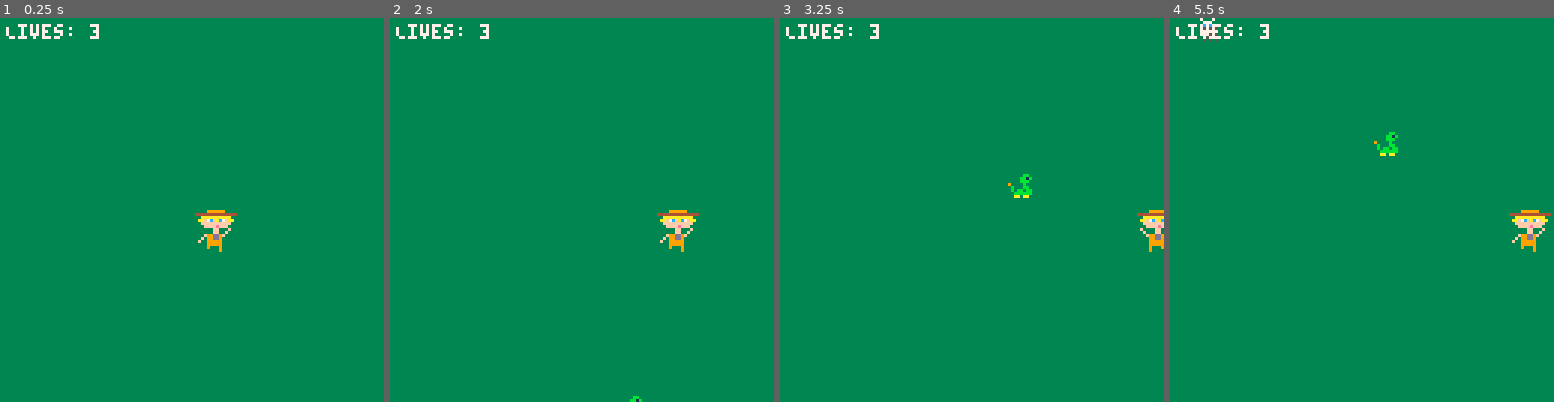
Above: before the commit, frames 1-4 (left to right).
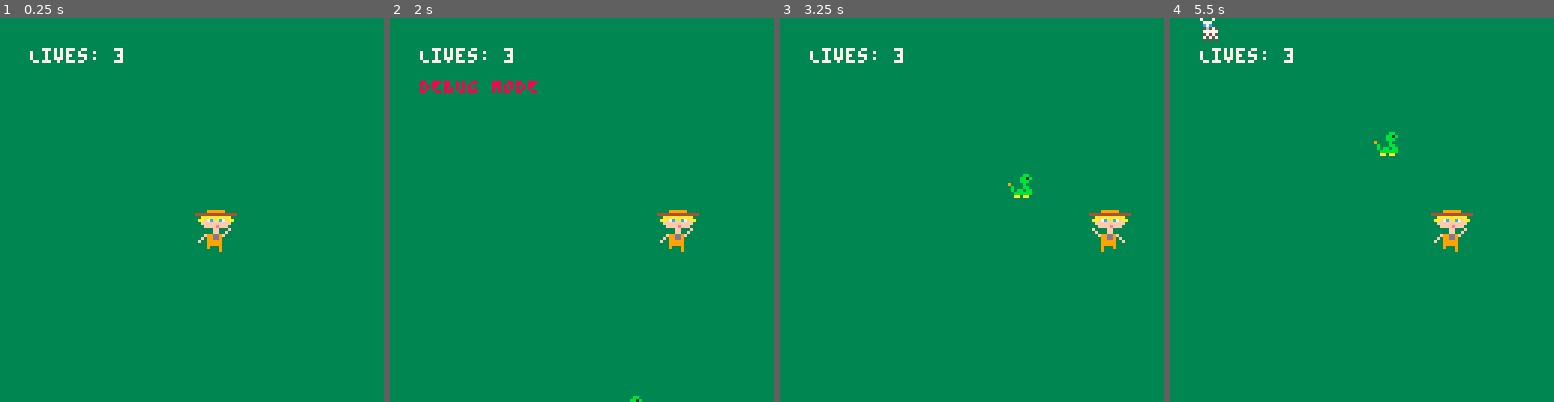
Above: after the commit, the same moments.

Repository: lorr94/ZOO-KEEPER-PICO-8-Game
Game: PICO-8 cartridge zoo_keeper.p8
Same seed, same stepped clock (60 frames per second), same inputs: the game is played once before the commit and once after it.
Inputs:
- Up to frame 1 (0.25 s): no input
- Up to frame 2 (2 s): tap X (X key) at 0.33, 1.07, 1.85 s; hold Right from 1.6 s (still down)
- Up to frame 3 (3.25 s): release Right at 2.1 s; hold Right 2.47-3.03 s; tap X (X key) at 2.97 s; hold Left from 3.08 s (still down)
- Up to frame 4 (5.5 s): release Left at 3.58 s; hold Right 4.02-4.68 s; tap X (X key) at 4.08, 5.2 s; hold Left from 5.08 s (still down)

The runs differ from the first frame. In frame 1, 0.7% of the frame differs, in the area x 1-33%, y 1-12%; in frame 2, 1.1%; in frame 3, 1.7%; in frame 4, 1.8%, in the area x 1-100%, y 1-61%.

Commit message:
defeat, boundaries and flickering implementation

Diff:
--- a/zoo_keeper.p8
+++ b/zoo_keeper.p8
@@ -3,194 +3,263 @@
 __lua__
 --code block 0
 
--- game variables
-local player = { x = 64, y = 64, speed = 2, spriteheadindex = 1, spritebodyindex = 17, framecount = 0, framedelay = 5, lives = 3 }  -- placeholder player
+-- Game variables
+local player = {
+    x = 64, y = 64, speed = 2, spriteheadindex = 1, spritebodyindex = 17,
+    framecount = 0, framedelay = 5, lives = 3, gameover = false,
+    immune = false, immune_time = 80, flicker_timer = 0  -- Set immune_time to 80 for 2.5 seconds
+}
 local animals = {}  -- placeholder for animal entities
 local collectibles = {}  -- placeholder for collectible items
 local obstacles = {}  -- placeholder for obstacles
 
--- Lives system
-local debugGodMode = false  -- Debug flag for god mode
-
--- obstacle and animal spawner variables
+-- Obstacle and animal spawner variables
 local obstaclespawnrate = 60  -- number of frames between obstacle spawns
 local obstaclespawntimer = obstaclespawnrate
 local animalspawnrate = 120    -- number of frames between animal spawns
 local animalspawntimer = animalspawnrate
 local maxanimals = 5  -- maximum number of animals
-
--- game setup function
+local debugmode = false -- debug mode flag
+
+-- Game setup function
 function _init()
-    -- initialize player
+    -- Initialize player
     player.x = 64
     player.y = 64
-
-    -- set up initial game state
-
-
-    --debug test
-    printh("boot zoo_keeper.")
-end
-
--- update function (called every frame)
+    player.lives = 3  -- Set initial number of lives
+    player.gameover = false  -- Reset game over flag
+    player.immune = false  -- Reset immunity
+    player.immune_time = 80  -- Set immune time to 80 for 2.5 seconds
+    player.flicker_timer = 0  -- Reset flicker timer
+
+    -- Set up initial game state
+
+    -- Debug test
+    printh("Boot zoo_keeper.")
+end
+
+-- Update function (called every frame)
 function _update()
-    -- update player position
-    if (not debugGodMode) then  -- Check if not in god mode
+    -- Toggle debug mode with key press (e.g., key 5)
+    if (btnp(5)) then
+        debugmode = not debugmode
+    end
+
+    if player.gameover then
+        return  -- Skip updating if the game is over
+    end
+
+    -- Update player position
     if (btn(0)) then
-        player.x = player.x - player.speed  -- move left
+        player.x = player.x - player.speed  -- Move left
         updateplayeranimation()
     end
     if (btn(1)) then
-        player.x = player.x + player.speed  -- move right
+        player.x = player.x + player.speed  -- Move right
         updateplayeranimation()
-         end
-    end
-
-    -- update other game entities
+    end
+
+    -- Enforce player boundaries
+    if player.x < 0 then
+        player.x = 0
+    end
+    if player.x > 112 then
+        player.x = 112
+    end
+
+    -- Update other game entities
     updateentities()
 
-    -- check for collisions
+    -- Check for collisions
     checkcollisions()
 
-    -- scroll background
+    -- Scroll background
     scrollbackground()
 
-    -- spawn obstacles and animals
+    -- Spawn obstacles and animals
     spawnobstacles()
     spawnanimals()
-end
-
--- draw function (called every frame)
+
+    -- Handle immunity and flickering
+    if player.immune then
+        player.immune_time = player.immune_time - 1
+        if player.immune_time % 10 == 0 then
+            player.flicker_timer = not player.flicker_timer  -- Toggle flicker timer
+        end
+        if player.immune_time <= 0 then
+            player.immune = false
+            player.flicker_timer = 0
+        end
+    end
+end
+
+-- Draw function (called every frame)
 function _draw()
-    -- draw background
+    -- Draw background
     cls(3)
-    -- draw background elements (can be tiles, sprites, etc.)
-
-    -- draw player head
-    spr(player.spriteheadindex, player.x, player.y)
-    spr(player.spriteheadindex + 1, player.x + 8, player.y) -- offset head sprite
-
-    -- draw player body
-    spr(player.spritebodyindex, player.x, player.y + 8) -- offset body sprite
-    spr(player.spritebodyindex + 1, player.x + 8, player.y + 8) -- offset body sprite
-
-    -- draw other game entities
+    -- Draw background elements (can be tiles, sprites, etc.)
+
+    if player.gameover then
+        print("Game Over", 48, 64, 7)
+        return  -- Skip drawing other elements if the game is over
+    end
+
+    -- Draw player head and body with flickering effect if immune
+    if not player.immune or player.flicker_timer then
+        spr(player.spriteheadindex, player.x, player.y)
+        spr(player.spriteheadindex + 1, player.x + 8, player.y) -- Offset head sprite
+        spr(player.spritebodyindex, player.x, player.y + 8) -- Offset body sprite
+        spr(player.spritebodyindex + 1, player.x + 8, player.y + 8) -- Offset body sprite
+    end
+
+    -- Draw other game entities
     drawentities()
 
-    -- draw hud (score, lives, etc.)
-     print("Lives: " .. player.lives, 2, 2, 7)
-end
-
--- function to update entities
+    -- Draw HUD (score, lives, etc.)
+    print("Lives: " .. player.lives, 10, 10, 7)
+
+    -- Debug mode indicator
+    if debugmode then
+        print("DEBUG MODE", 10, 20, 8)
+    end
+end
+
+-- Function to update entities
 function updateentities()
-    -- update animal positions, collectibles, and obstacles
-    -- you may want to move them, check for collisions, etc.
+    -- Update animal positions, collectibles, and obstacles
+    -- You may want to move them, check for collisions, etc.
     updateobstacles()
     updateanimals()
 end
 
--- function to update obstacle positions
+-- Function to update obstacle positions
 function updateobstacles()
     for _, obstacle in pairs(obstacles) do
-        obstacle.y = obstacle.y - 2  -- move obstacles upward (adjust speed as needed)
-
-        -- remove off-screen obstacles
+        obstacle.y = obstacle.y - 2  -- Move obstacles upward (adjust speed as needed)
+
+        -- Remove off-screen obstacles
         if (obstacle.y < 0) then
             del(obstacles, obstacle)
         end
     end
 end
 
--- function to update animal positions (modified to stand still)
+-- Function to update animal positions (modified to stand still)
 function updateanimals()
-    -- animals stand still, so no need for this function
-end
-
--- function to draw entities
+    -- Animals stand still, so no need for this function
+end
+
+-- Function to draw entities
 function drawentities()
-    -- draw animals, collectibles, and obstacles
-    -- you may want to use different sprite numbers or draw custom sprites
+    -- Draw animals, collectibles, and obstacles
+    -- You may want to use different sprite numbers or draw custom sprites
     for _, animal in pairs(animals) do
-        spr(41, animal.x, animal.y)  -- placeholder sprite for animals (using sprite index 4)
+        spr(41, animal.x, animal.y)  -- Placeholder sprite for animals (using sprite index 41)
     end
 
     for _, collectible in pairs(collectibles) do
-        -- draw collectible sprite at its position
+        -- Draw collectible sprite at its position
     end
 
     for _, obstacle in pairs(obstacles) do
-        spr(40, obstacle.x, obstacle.y)  -- placeholder sprite for obstacles
-    end
-end
-
--- function to spawn obstacles
+        spr(40, obstacle.x, obstacle.y)  -- Placeholder sprite for obstacles (using sprite index 40)
+    end
+end
+
+-- Function to spawn obstacles
 function spawnobstacles()
     obstaclespawntimer = obstaclespawntimer - 1
 
-    -- check if it's time to spawn a new obstacle
+    -- Check if it's time to spawn a new obstacle
     if (obstaclespawntimer <= 0) then
-        -- spawn obstacle at a random x position
+        -- Spawn obstacle at a random x position
         local newobstacle = { x = flr(rnd(128)), y = 128 }
         add(obstacles, newobstacle)
 
-        -- reset the spawn timer
+        -- Reset the spawn timer
         obstaclespawntimer = obstaclespawnrate
     end
 end
 
--- function to spawn animals (modified to limit the number of animals)
+-- Function to spawn animals (modified to limit the number of animals)
 function spawnanimals()
     animalspawntimer = animalspawntimer - 1
 
-    -- check if it's time to spawn a new animal and if the maximum limit is not reached
+    -- Check if it's time to spawn a new animal and if the maximum limit is not reached
     if (animalspawntimer <= 0 and #animals < maxanimals) then
-        -- spawn animal at a random x position at the top of the screen
+        -- Spawn animal at a random x position at the top of the screen
         local newanimal = { x = flr(rnd(120)), y = 0 }
         add(animals, newanimal)
 
-        -- reset the spawn timer
+        -- Reset the spawn timer
         animalspawntimer = animalspawnrate
     end
 end
 
--- function to handle background scrolling
+-- Function to handle background scrolling
 function scrollbackground()
-    -- scroll the background vertically based on the game's pace
-    -- you can adjust the scrolling speed and add logic for looping backgrounds
-end
-
--- function to check collisions
+    -- Scroll the background vertically based on the game's pace
+    -- You can adjust the scrolling speed and add logic for looping backgrounds
+end
+
+-- Function to check collisions
 function checkcollisions()
-    -- check player collision with animals, collectibles, and obstacles
-    -- implement this similar to the previous code example
-    for _, obstacle in pairs(obstacles) do
-        if (player.x < obstacle.x + 8 and
-            player.x + 8 > obstacle.x and
-            player.y < obstacle.y + 8 and
-            player.y + 8 > obstacle.y) then
-            -- Collision detected with an obstacle
-            player.lives = player.lives - 1
-            if player.lives <= 0 then
-                -- Game over logic can be added here
+    -- Check player collision with obstacles
+    if not player.immune then
+        for _, obstacle in pairs(obstacles) do
+            if (player.x < obstacle.x + 8 and
+                player.x + 8 > obstacle.x and
+                player.y < obstacle.y + 8 and
+                player.y + 8 > obstacle.y) then
+                -- Collision detected with an obstacle
+                if not debugmode then
+                    player.lives = player.lives - 1
+                    player.immune = true
+                    player.immune_time = 80  -- Set immune time to 80 for 2.5 seconds
+                end
+                if player.lives <= 0 then
+                    player.gameover = true
+                end
+                -- Remove the obstacle from the game
+                del(obstacles, obstacle)
+                break  -- Exit the loop after the first collision
             end
-            -- Remove the obstacle from the game
-            del(obstacles, obstacle)
-            break  -- Exit the loop after the first collision
-        end
-    end
-end
-
--- function to update player animation
+        end
+    end
+
+    -- Check player collision with animals
+    if not player.immune then
+        for _, animal in pairs(animals) do
+            if (player.x < animal.x + 8 and
+                player.x + 8 > animal.x and
+                player.y < animal.y + 8 and
+                player.y + 8 > animal.y) then
+                -- Collision detected with an animal
+                if not debugmode then
+                    player.lives = player.lives - 1
+                    player.immune = true
+                    player.immune_time = 80  -- Set immune time to 80 for 2.5 seconds
+                end
+                if player.lives <= 0 then
+                    player.gameover = true
+                end
+                break  -- Exit the loop after the first collision
+            end
+        end
+    end
+end
+
+-- Function to update player animation
 function updateplayeranimation()
     player.framecount = player.framecount + 1
     if player.framecount >= player.framedelay then
         player.framecount = 0
         if player.spriteheadindex == 1 then
-            player.spriteheadindex = 3  -- switch to the second head sprite
-            player.spritebodyindex = 19  -- switch to the second torso sprite
+            player.spriteheadindex = 3  -- Switch to the second head sprite
+            player.spritebodyindex = 19  -- Switch to the second torso sprite
         else
-            player.spriteheadindex = 1  -- switch back to the first head sprite
-            player.spritebodyindex = 17  -- switch back to the first torso sprite
+            player.spriteheadindex = 1  -- Switch back to the first head sprite
+            player.spritebodyindex = 17  -- Switch back to the first torso sprite
         end
     end
 end
Not shown, changed: Features + Mechanics.xlsx
